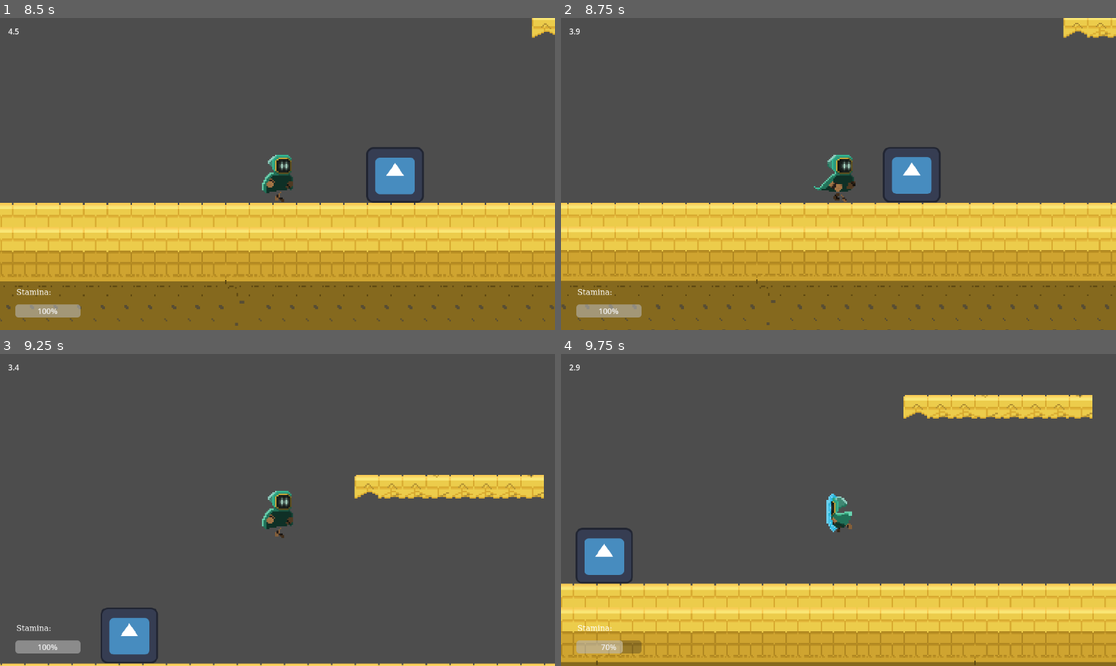
Above: before the commit, frames 1-4 (two rows, left to right).
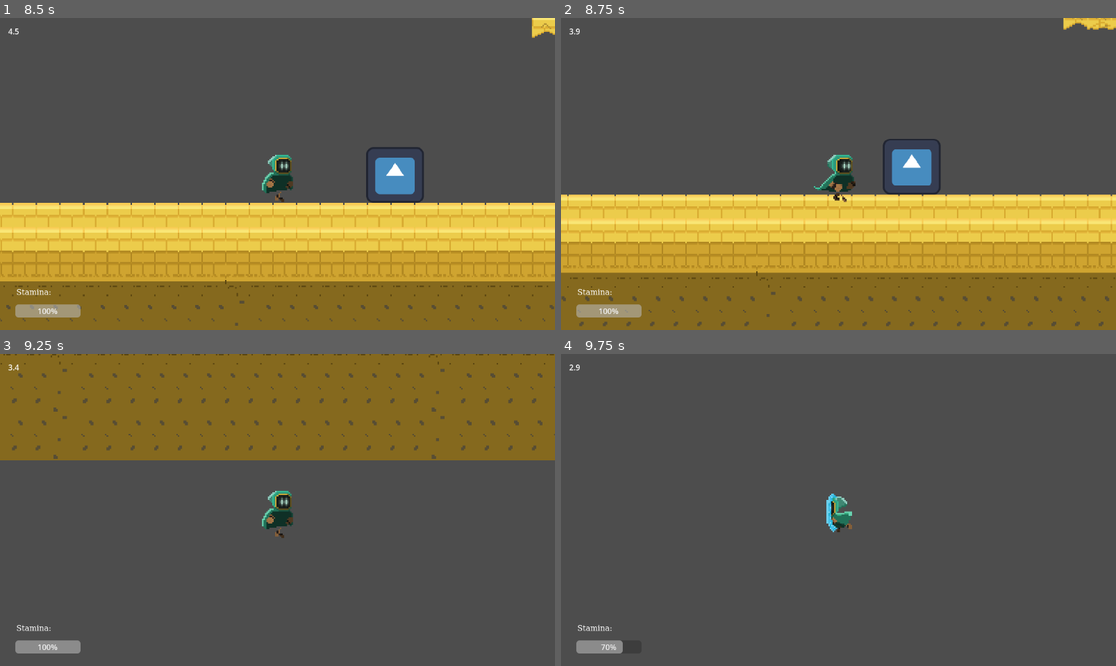
Above: after the commit, the same moments.

Repository: jodzai/engage-strani
Game: Godot game, scene res://scenes/game.tscn
Same seed, same stepped clock (60 frames per second), same inputs: the game is played once before the commit and once after it. The engine's default icon, where the game draws it, is replaced by a stand-in: a white triangle on a blue panel in a dark square.
Inputs (mouse positions are in pixels of both pictures, inside the frame that each line leads up to):
- Up to frame 1 (8.5 s): move the mouse to (399, 158) at 0.52 s; hold D (move_right) 0.53-2.03 s; tap F (freeze) at 0.6, 3.05, 4.35, 6.05, 6.6 s; tap Space (jump) at 0.77, 1.07, 1.52, 1.82, 2.3, 2.85, 3.02, 3.32, 3.77, 4.07, 4.52, 4.82, 5.3, 6.02, 6.32, 6.77, 7.07, 7.52, 7.82, 8.3 s; tap T (test) at 0.8, 1.35, 3.8, 5.1, 6.8, 7.35 s; move the mouse to (166, 189) at 1.27 s; tap Y (test 2) at 1.55, 2.1, 4.55, 5.85, 7.55, 8.1 s; move the mouse to (333, 105) at 2.02 s; hold A (move_left) 2.03-2.78 s; move the mouse to (249, 236) at 2.77 s; hold D (move_right) 2.78-4.28 s; move the mouse to (444, 220) at 3.52 s; right-click (444, 220) at 3.6 s; move the mouse to (111, 127) at 4.27 s; hold A (move_left) 4.28-5.03 s; move the mouse to (305, 174) at 5.02 s; hold D (move_right) 5.03-5.78 s; move the mouse to (194, 96) at 5.77 s; hold A (move_left) 5.78-7.28 s; move the mouse to (399, 158) at 6.52 s; move the mouse to (166, 189) at 7.27 s; hold D (move_right) from 7.28 s (still down); move the mouse to (333, 105) at 8.02 s
- Up to frame 2 (8.75 s): keep holding D (move_right)
- Up to frame 3 (9.25 s): keep holding D (move_right); move the mouse to (249, 572) at 8.77 s; tap Space (jump) at 8.85, 9.02 s; tap F (freeze) at 9.05 s
- Up to frame 4 (9.75 s): tap Space (jump) at 9.32 s; move the mouse to (1005, 556) at 9.52 s; release D (move_right) at 9.53 s; hold A (move_left) from 9.53 s (still down); right-click (1005, 556) at 9.6 s

Frame 1 is identical in both runs. In frame 2, 17% of the frame differs, in the area x 0-100%, y 0-100%; in frame 3, 38%; in frame 4, 30%.
Error in both runs: Invalid access to property or key 'position' on a base object of type 'Nil'. (res://scripts/snapshot_ability.gd:28)

Commit message:
rewind done

Diff:
--- a/igrica/scenes/enemy.tscn
+++ b/igrica/scenes/enemy.tscn
@@ -1,7 +1,10 @@
-[gd_scene load_steps=3 format=3 uid="uid://dtl1o6u1inyiq"]
+[gd_scene load_steps=4 format=3 uid="uid://dtl1o6u1inyiq"]
 
 [ext_resource type="Texture2D" uid="uid://qpg4gacbmye0" path="res://icon.svg" id="1_7p1mj"]
 [ext_resource type="Script" uid="uid://c8hw0cs3ypxvo" path="res://scripts/enemy.gd" id="1_md0e3"]
+
+[sub_resource type="RectangleShape2D" id="RectangleShape2D_md0e3"]
+size = Vector2(38, 36)
 
 [node name="enemy" type="CharacterBody2D"]
 script = ExtResource("1_md0e3")
@@ -11,6 +14,9 @@
 scale = Vector2(0.304688, 0.294922)
 texture = ExtResource("1_7p1mj")
 
+[node name="CollisionShape2D" type="CollisionShape2D" parent="."]
+shape = SubResource("RectangleShape2D_md0e3")
+
 [node name="lr_timer" type="Timer" parent="."]
 one_shot = true
 
--- a/igrica/scenes/player.tscn
+++ b/igrica/scenes/player.tscn
@@ -518,21 +518,29 @@
 [sub_resource type="RectangleShape2D" id="RectangleShape2D_gl8cc"]
 size = Vector2(15, 31)
 
+[sub_resource type="RectangleShape2D" id="RectangleShape2D_ur7pv"]
+size = Vector2(14, 31)
+
 [node name="player" type="CharacterBody2D"]
 z_index = 1
 script = ExtResource("1_qhqgy")
 
 [node name="sprite" type="AnimatedSprite2D" parent="."]
 sprite_frames = SubResource("SpriteFrames_wnwbv")
-animation = &"freeze_anim"
+animation = &"jump_start"
 autoplay = "idle"
-frame = 5
+frame = 2
 frame_progress = 1.0
 
 [node name="collision" type="CollisionShape2D" parent="."]
-visible = false
 position = Vector2(3, 4)
 shape = SubResource("RectangleShape2D_gl8cc")
+
+[node name="aura" type="Area2D" parent="."]
+
+[node name="area_collision" type="CollisionShape2D" parent="aura"]
+position = Vector2(3, 4)
+shape = SubResource("RectangleShape2D_ur7pv")
 
 [node name="camera" type="Camera2D" parent="."]
 zoom = Vector2(3.065, 3.065)
--- a/igrica/scripts/enemy.gd
+++ b/igrica/scripts/enemy.gd
@@ -5,6 +5,8 @@
 
 var timer_value: float = 0
 var old_direction: int = 1
+
+@onready var collision_shape_2d: CollisionShape2D = $CollisionShape2D
 
 @onready var lr_timer: Timer = $lr_timer
 
--- a/igrica/scripts/player.gd
+++ b/igrica/scripts/player.gd
@@ -26,7 +26,13 @@
 
 @onready var game: GameMain = $".."
 
+@onready var aura: Area2D = $aura
+@onready var collision: CollisionShape2D = $collision
+
 func _physics_process(delta: float) -> void:
+
+	var bodies: Array[Node2D] = aura.get_overlapping_bodies()
+	if !bodies.is_empty(): hit(bodies)
 
 	if not input_enabled:
 		return
@@ -140,3 +146,13 @@
 func _on_freeze_cooldown_timeout() -> void:
 	freeze_ready=true
 	freeze_cd_label.visible=false
+
+func pre_rewind() -> void:
+	collision.disabled = true
+
+func end_rewind() -> void:
+	collision.disabled = false
+
+func hit(nodes: Array[Node2D]) -> void:
+	for node in nodes:
+		print("hit " + node.name)
Not shown: 1 places in igrica/scenes/player.tscn that only renumber resources
Not shown, added: igrica/scenes/game.tscn26580398032.tmp
